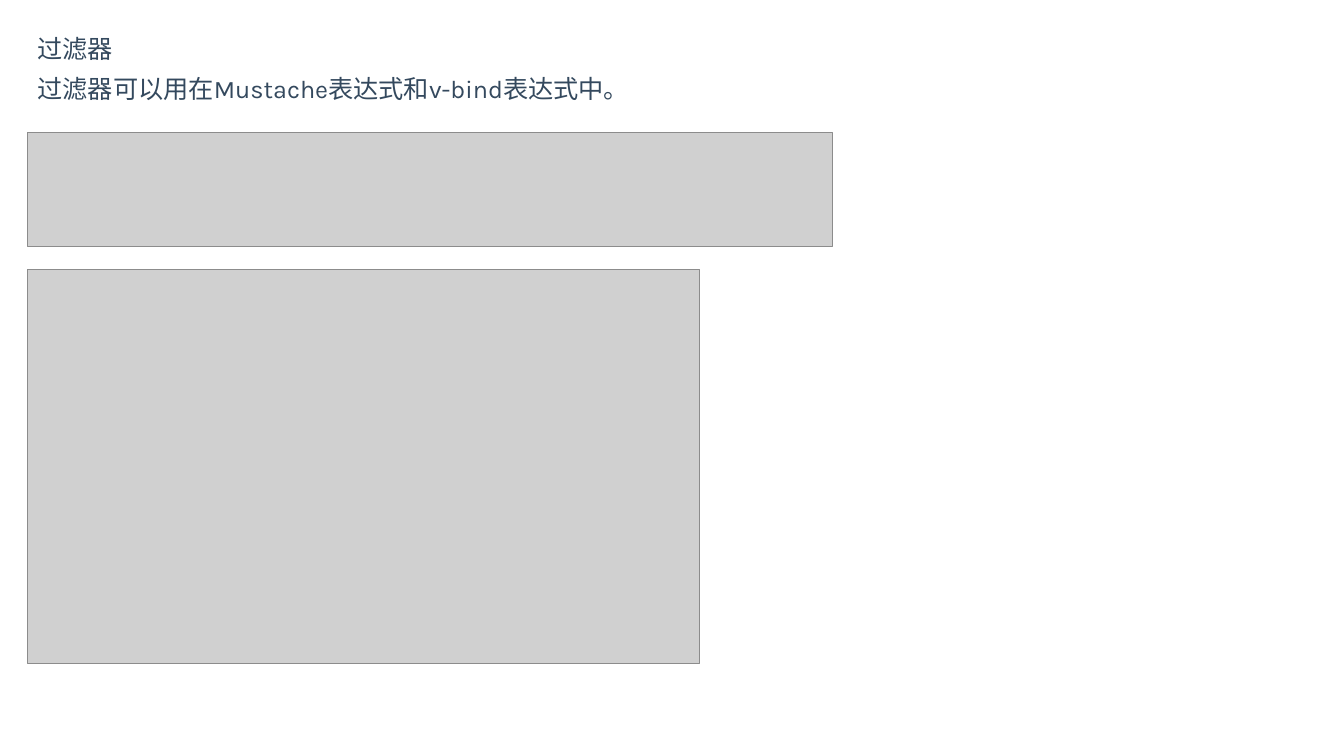
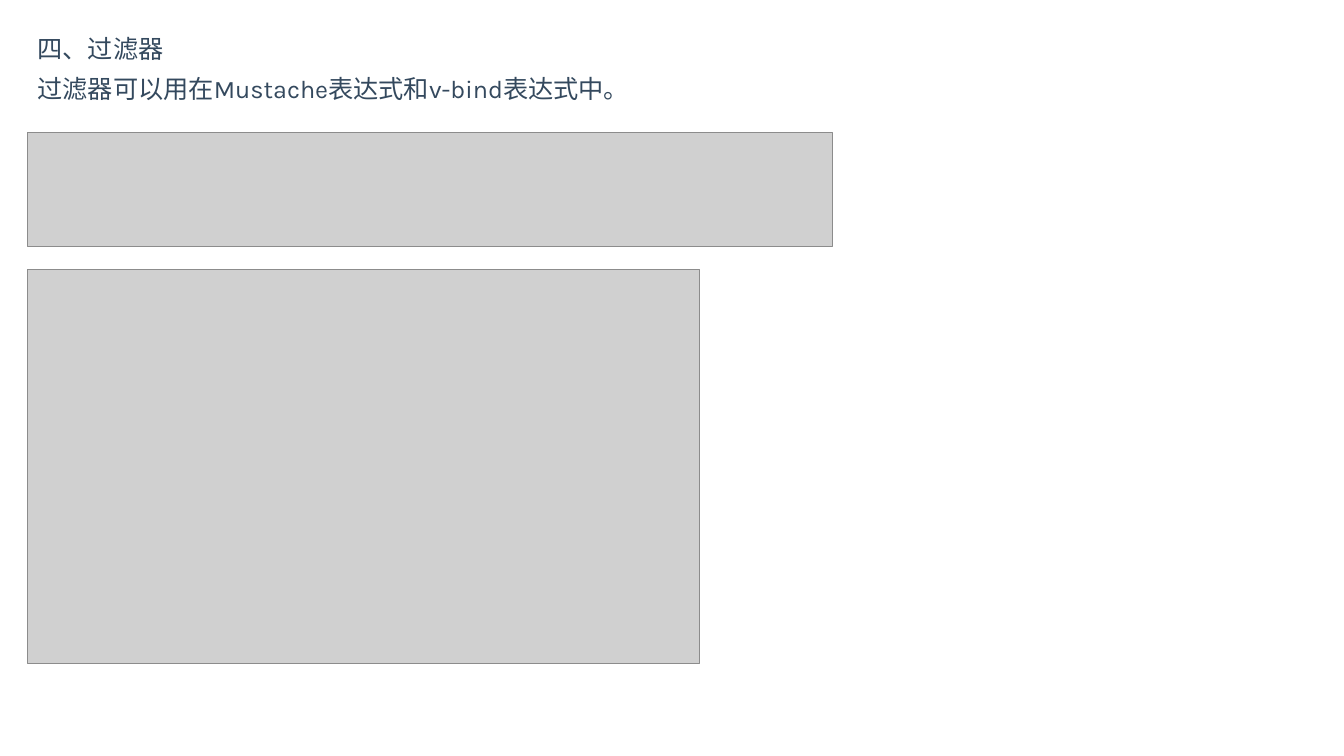
Before and after one commit to BinMarshall/studing, a slide deck: slide 24 of Vue/vue.pptx (slide 23 before the commit). Drawn at 1344x756 pixels with LibreOffice and Linux fonts; fonts in the diff are those of the drawing; grey boxes stand for pictures. Boxes give left, top, right and bottom in pixels: in the first picture for what was removed or moved away, otherwise in the second. Text is boxed around its words. In the diff, an @@ line names an element or a change of style, - is before the commit and + after.

```diff
--- a/Vue/vue.pptx
+++ b/Vue/vue.pptx
@@ text at (38,37,164,60): text changed @@
-过滤器
+四、过滤器
```
Also in this commit, not shown: 7 other slides changed, 1 slide added, 3 other files.
